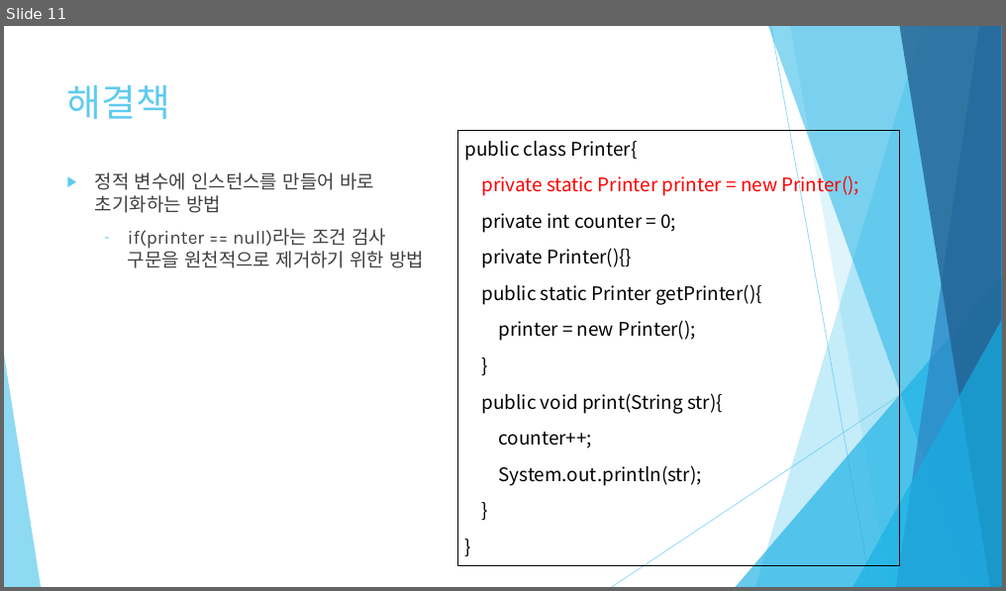
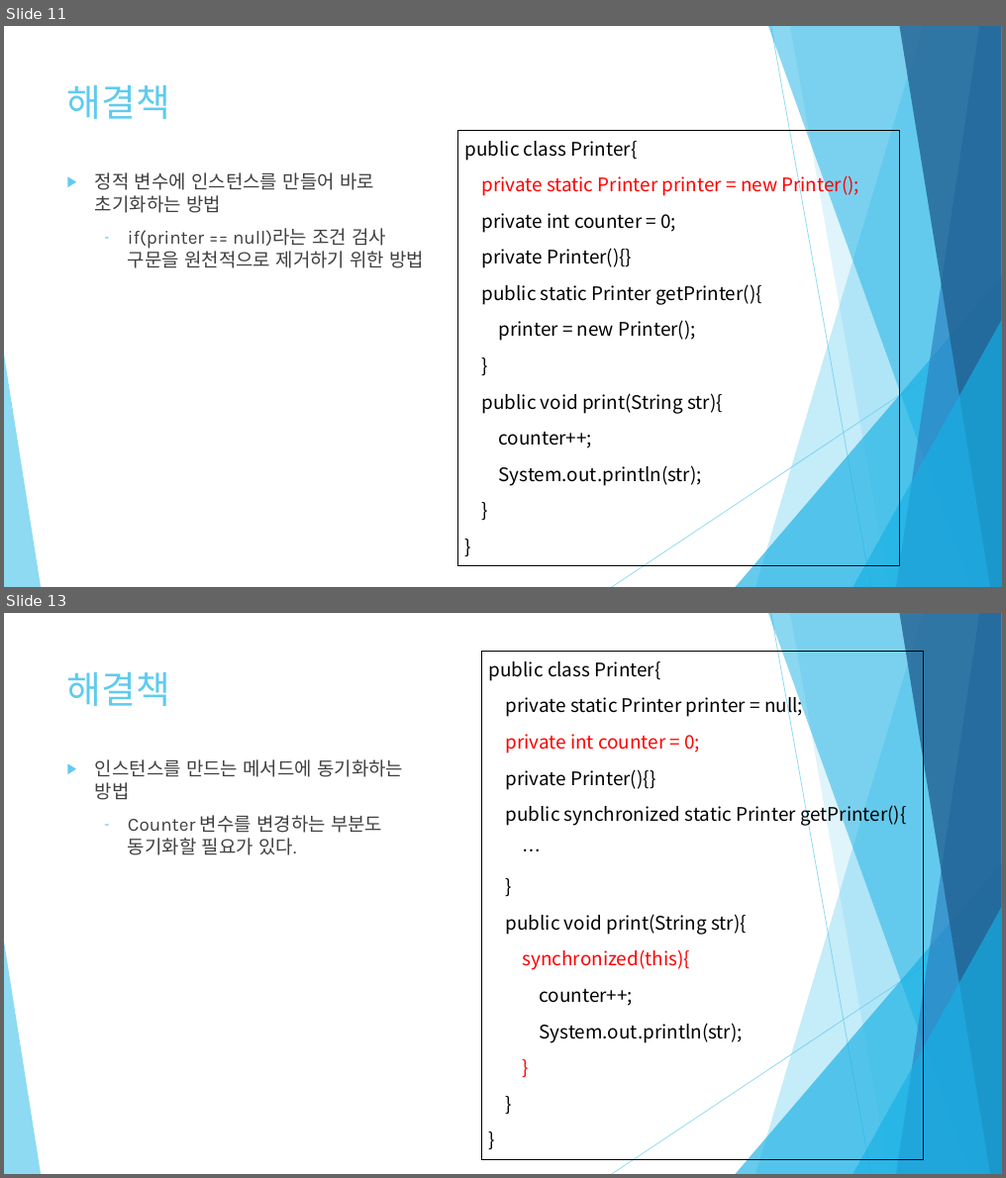
Before and after one commit to y3s-study/design-pattern, a slide deck: Chap6/JAVA 객체 지향 디자인 패턴 6장.pptx. Shown one above the other, each under a label of ours: slide 11 before the commit, slides 11 and 13 after it; the slides between them are not shown. The pictures are 1006x591 and 1006x1178 pixels, drawn with LibreOffice and Linux fonts; fonts in the diff are those of the drawing. Boxes give left, top, right and bottom in pixels: in the first picture for what was removed or moved away, otherwise in the second. Text is boxed around its words. In the diff, an @@ line names an element or a change of style, - is before the commit and + after.

```diff
--- a/Chap6/JAVA 객체 지향 디자인 패턴 6장.pptx
+++ b/Chap6/JAVA 객체 지향 디자인 패턴 6장.pptx
@@ slide 13 added at box(4, 613, 1002, 1174), background #FFFFFF; not listed: 10 template elements that a slide beside it also shows @@
@@ rectangle added at box(481, 652, 924, 1160), outline #000000 0.75 pt, 18 pt, text #000000 @@
+public class Printer{
+private static Printer printer = null;
+private int counter = 0;
+private Printer(){}
+public synchronized static Printer getPrinter(){
+…
+}
+public void print(String str){
+synchronized(this){
+counter++;
+System.out.println(str);
+}
+}
+}
@@ title added at box(67, 672, 170, 706), 36 pt, text #5FCBEF @@
+해결책
@@ text added at box(95, 760, 403, 856), 18 pt, text #404040 @@
+▶ 인스턴스를 만드는 메서드에 동기화하는 방법
+  – Counter 변수를 변경하는 부분도 동기화할 필요가 있다.
```
Also in this commit, not shown: 2 slides changed, 4 other slides added, 17 slides removed.
